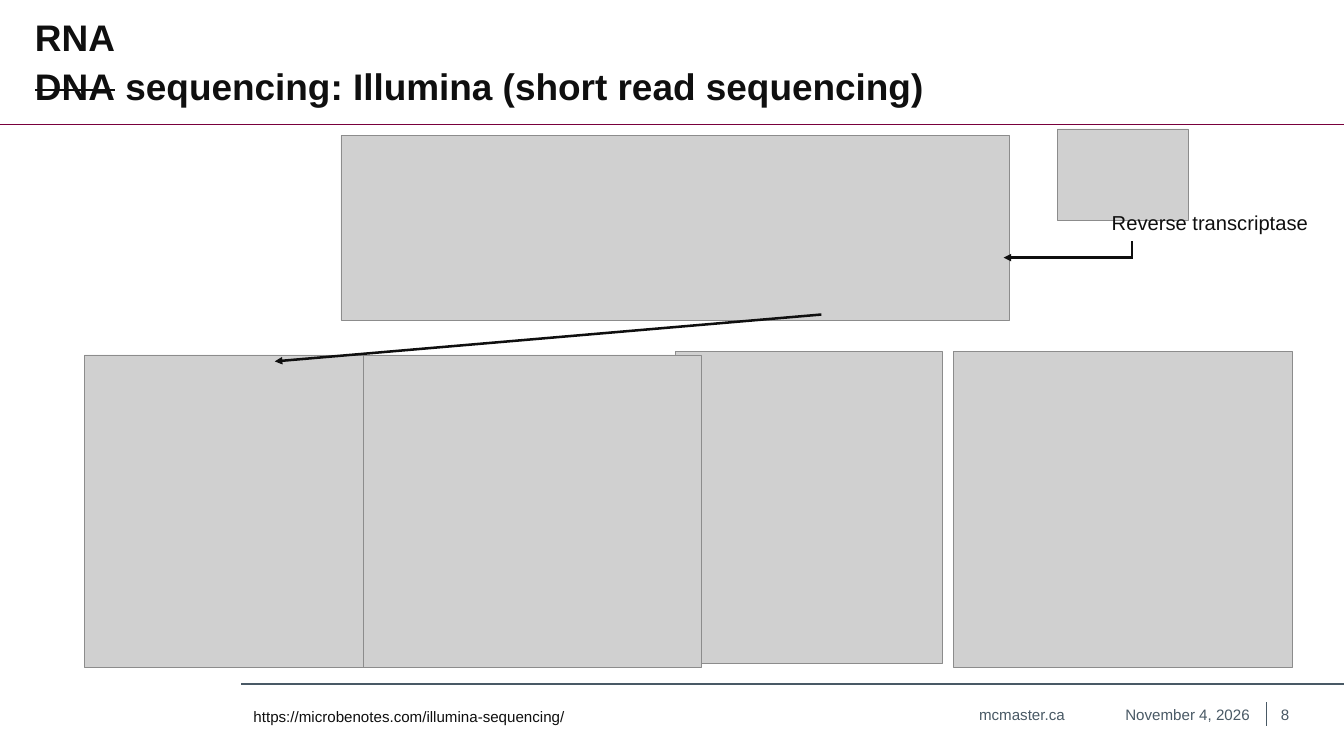
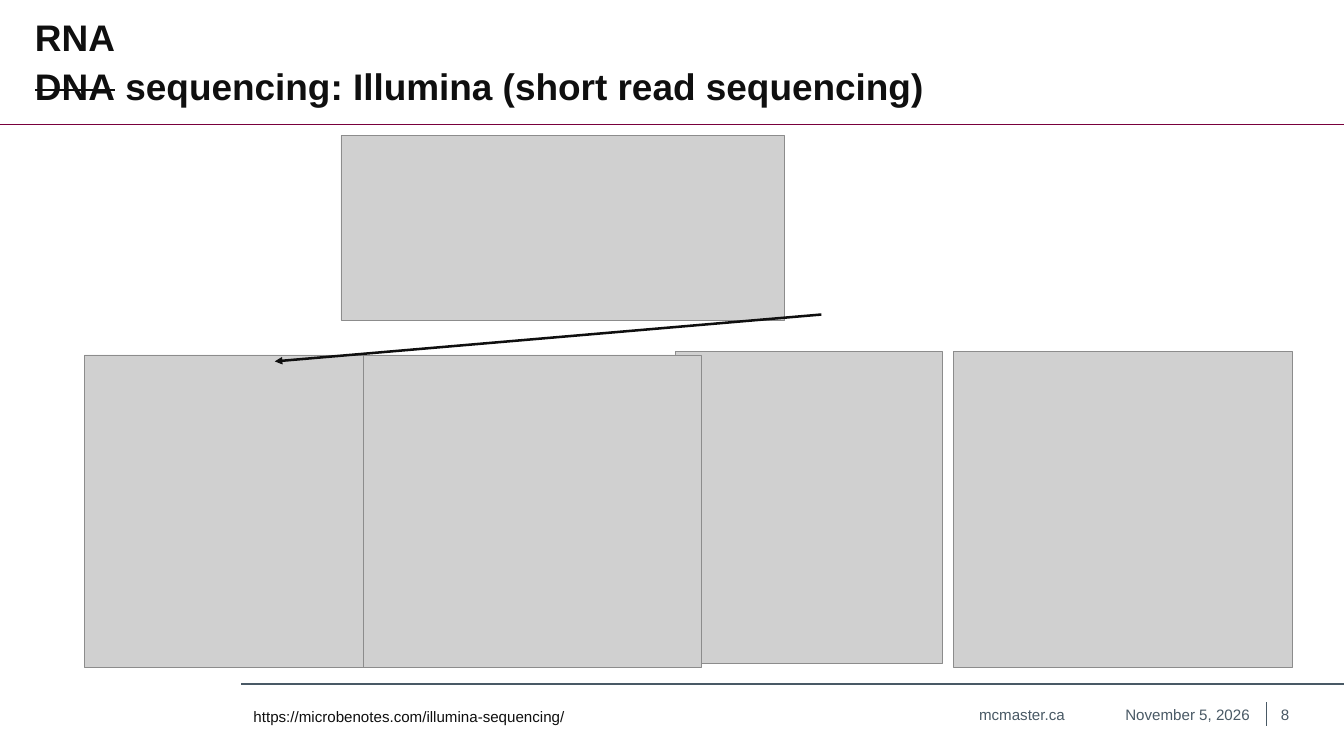
Before and after one commit to khoulahan/Biochem-3BP3, a slide deck: slide 8 of Lectures/Lecture 7 - RNA-Seq.pptx. Drawn at 1344x756 pixels with LibreOffice and Linux fonts; fonts in the diff are those of the drawing; grey boxes stand for pictures; background and template pictures are left out. Boxes give left, top, right and bottom in pixels: in the first picture for what was removed or moved away, otherwise in the second. Text is boxed around its words. In the diff, an @@ line names an element or a change of style, - is before the commit and + after.

```diff
--- a/Lectures/Lecture 7 - RNA-Seq.pptx
+++ b/Lectures/Lecture 7 - RNA-Seq.pptx
@@ picture: place and size @@
-picture at [341, 135, 1010, 320]
+picture at [341, 135, 785, 320]
@@ picture removed at [1057, 129, 1188, 220] @@
@@ text removed at [1112, 215, 1307, 235] @@
-Reverse transcriptase
@@ arrow removed from (1133, 258) to (1003, 258) @@
@@ line removed from (1132, 241) to (1132, 257) @@
@@ text at [1125, 709, 1250, 722]: text changed @@
-November 4, 2026
+November 5, 2026
```
Also in this commit, not shown: 28 other slides changed, 2 slides added.
